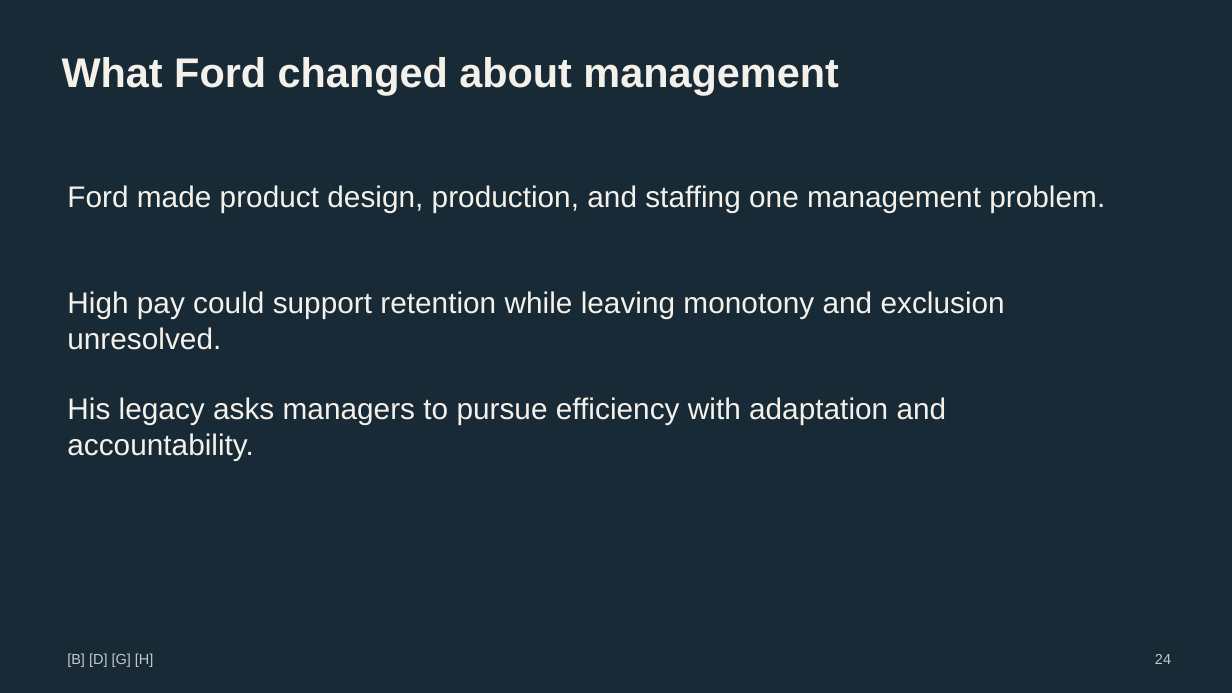
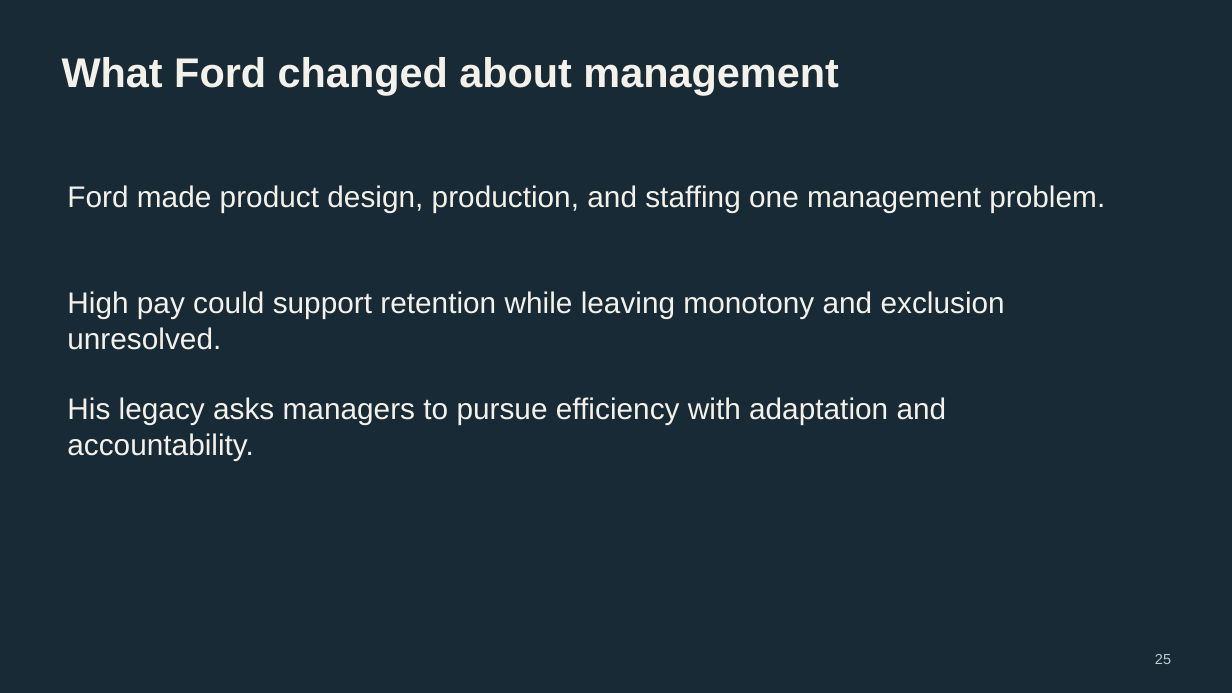
Before and after one commit to chocojawns/MGT, a slide deck: slide 25 of temp 3.pptx (slide 24 before the commit). Drawn at 1232x693 pixels with LibreOffice and Linux fonts; fonts in the diff are those of the drawing. Boxes give left, top, right and bottom in pixels: in the first picture for what was removed or moved away, otherwise in the second. Text is boxed around its words. In the diff, an @@ line names an element or a change of style, - is before the commit and + after.

```diff
--- a/temp 3.pptx
+++ b/temp 3.pptx
@@ text removed at (67, 653, 154, 667) @@
-[B] [D] [G] [H]
@@ text at (1155, 654, 1171, 664): text changed @@
-24
+25
```
Also in this commit, not shown: 24 other slides changed, 3 slides added, 2 slides removed.
